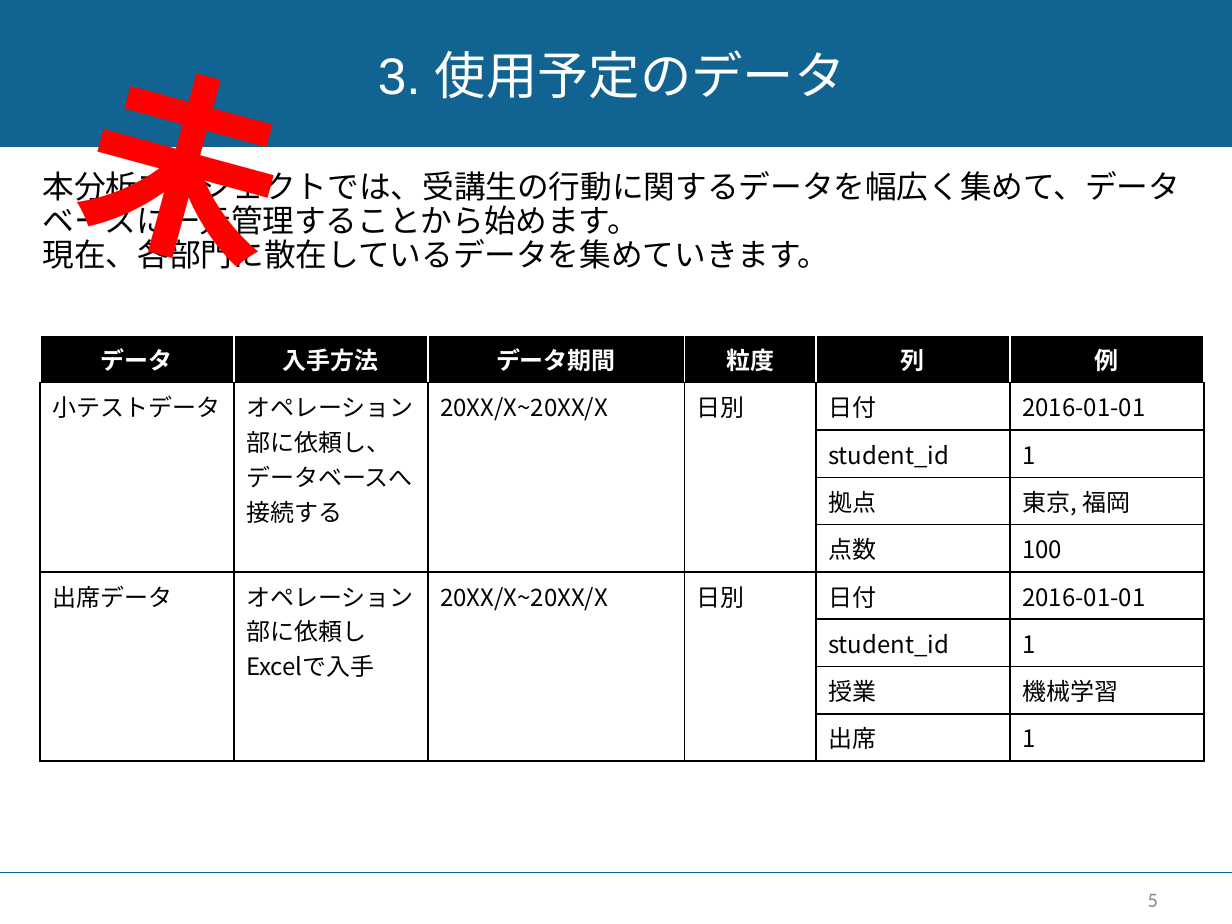
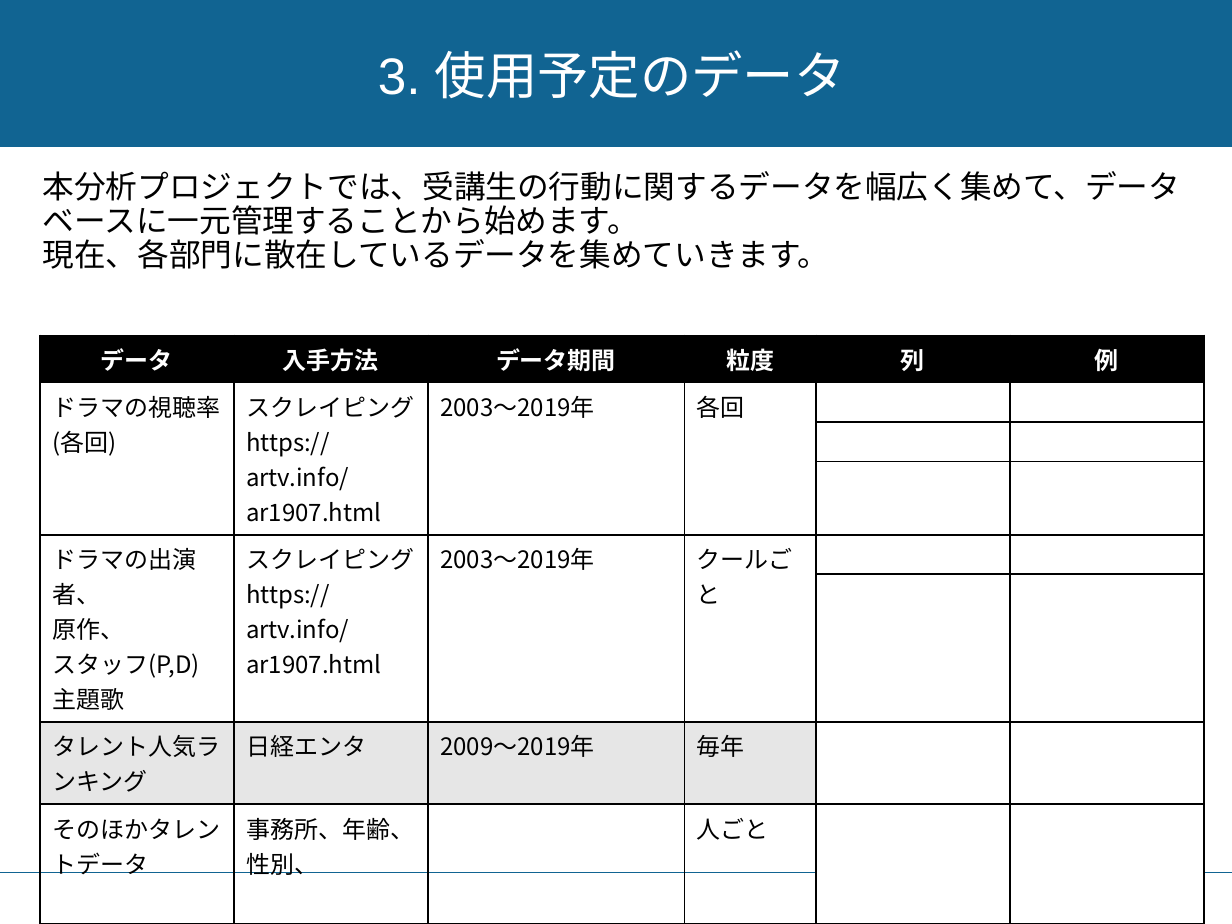
Before and after one commit to c-c-c-c/dm_integration, a slide deck: slide 4 of dm_integration_0110.pptx (slide 5 before the commit). Drawn at 1232x924 pixels with LibreOffice and Linux fonts; fonts in the diff are those of the drawing. Boxes give left, top, right and bottom in pixels: in the first picture for what was removed or moved away, otherwise in the second. Text is boxed around its words. In the diff, an @@ line names an element or a change of style, - is before the commit and + after.

Commit message:
原作追加

```diff
--- a/dm_integration_0110.pptx
+++ b/dm_integration_0110.pptx
@@ text removed at (x1=71, y1=13, x2=261, y2=261) @@
-未
@@ table at (x1=39, y1=335, x2=1206, y2=879) @@
-row 2: 小テストデータ | オペレーション部に依頼し、 / データベースへ接続する | 20XX/X~20XX/X | 日別 | 日付 | 2016-01-01
-row 3:  |  |  |  | student_id | 1
-row 4:  |  |  |  | 拠点 | 東京, 福岡
-row 5:  |  |  |  | 点数 | 100
-row 6: 出席データ | オペレーション部に依頼し / Excelで入手 | 20XX/X~20XX/X | 日別 | 日付 | 2016-01-01
-row 7:  |  |  |  | student_id | 1
-row 8:  |  |  |  | 授業 | 機械学習
-row 9:  |  |  |  | 出席 | 1
+row 2: ドラマの視聴率 / (各回) | スクレイピング / https://artv.info/ar1907.html | 2003〜2019年 | 各回 |  | 
+row 3:  |  |  |  |  | 
+row 4:  |  |  |  |  | 
+row 5: ドラマの出演者、 / 原作、 スタッフ(P,D) / 主題歌 | スクレイピング https://artv.info/ar1907.html | 2003〜2019年 | クールごと |  | 
+row 6:  |  |  |  |  | 
+row 7: タレント人気ランキング | 日経エンタ | 2009〜2019年 | 毎年 |  | 
+row 8: そのほかタレントデータ | 事務所、年齢、性別、 |  | 人ごと |  | 
@@ page number removed at (x1=1148, y1=894, x2=1158, y2=907) @@
-5
```
Also in this commit, not shown: 1 other slide changed, 3 slides removed, 3 other files.
